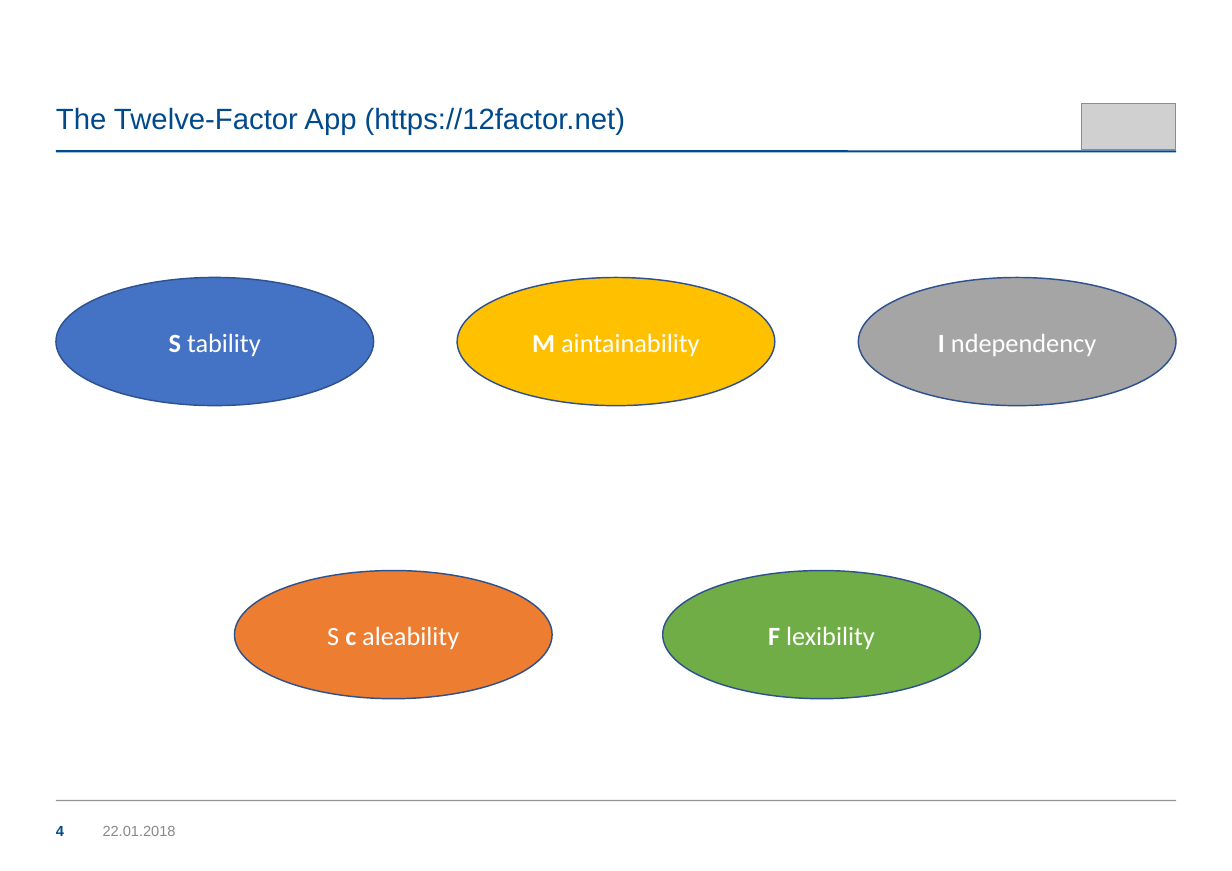
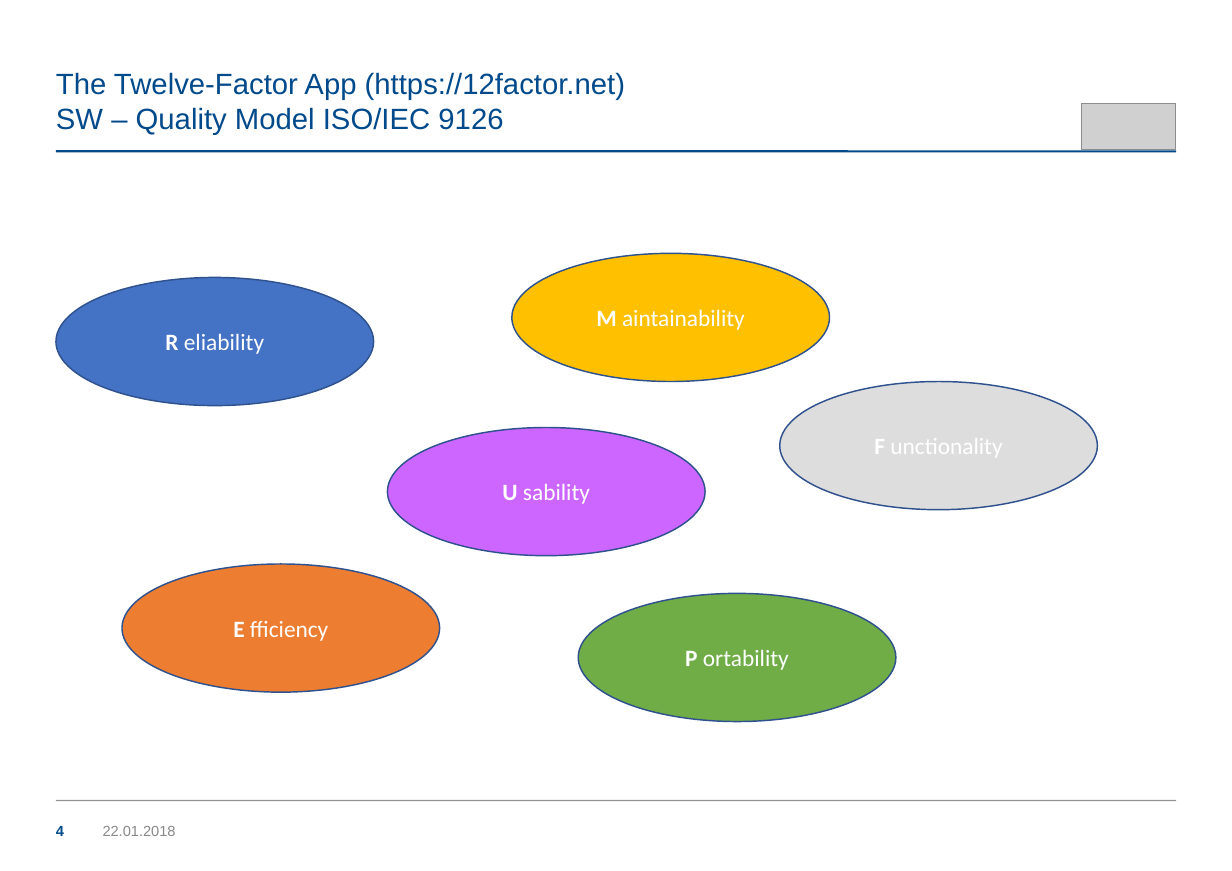
Before and after one commit to ntuas/presentation, a slide deck: slide 4 of uas_12-factor-app-presentation,.odp. Drawn at 1232x871 pixels with LibreOffice and Linux fonts; fonts in the diff are those of the drawing; grey boxes stand for pictures; background and template pictures are left out. Boxes give left, top, right and bottom in pixels: in the first picture for what was removed or moved away, otherwise in the second. Text is boxed around its words. In the diff, an @@ line names an element or a change of style, - is before the commit and + after.

Commit message:
Changes with uwe

```diff
--- a/uas_12-factor-app-presentation,.odp
+++ b/uas_12-factor-app-presentation,.odp
@@ title at bbox=[56, 72, 625, 135]: text changed @@
-The Twelve-Factor App (https://12factor.net)
+The Twelve-Factor App (https://12factor.net)
+SW – Quality Model ISO/IEC 9126
@@ freeform shape "M aintainability": place and size @@
-freeform shape "M aintainability" at bbox=[457, 277, 776, 406]
+freeform shape "M aintainability" at bbox=[512, 254, 830, 383]
@@ freeform shape "M aintainability" at bbox=[512, 254, 830, 383]: size 18 to 16 pt @@
@@ freeform shape removed at bbox=[859, 277, 1177, 406] @@
-I ndependency
@@ text in freeform shape at bbox=[165, 333, 264, 354]: text changed; size 18 to 16 pt @@
-S tability
+R eliability
@@ freeform shape added at bbox=[780, 382, 1098, 510], fill #DDDDDD, outline #2F528F 0.99 pt, 16 pt, text #FFFFFF @@
+F unctionality
@@ freeform shape added at bbox=[388, 428, 706, 556], fill #CC66FF, outline #2F528F 0.99 pt, 16 pt, text #FFFFFF @@
+U sability
@@ freeform shape added at bbox=[122, 564, 441, 692], fill #ED7D31, outline #2F528F 0.99 pt, 16 pt, text #FFFFFF @@
+E fficiency
@@ freeform shape removed at bbox=[235, 571, 553, 700] @@
-S c aleability
@@ freeform shape added at bbox=[579, 593, 897, 722], fill #70AD47, outline #2F528F 0.99 pt, 16 pt, text #FFFFFF @@
+P ortability
@@ freeform shape removed at bbox=[663, 571, 981, 700] @@
-F lexibility
```
Also in this commit, not shown: 2 other slides changed, 5 slides added.
